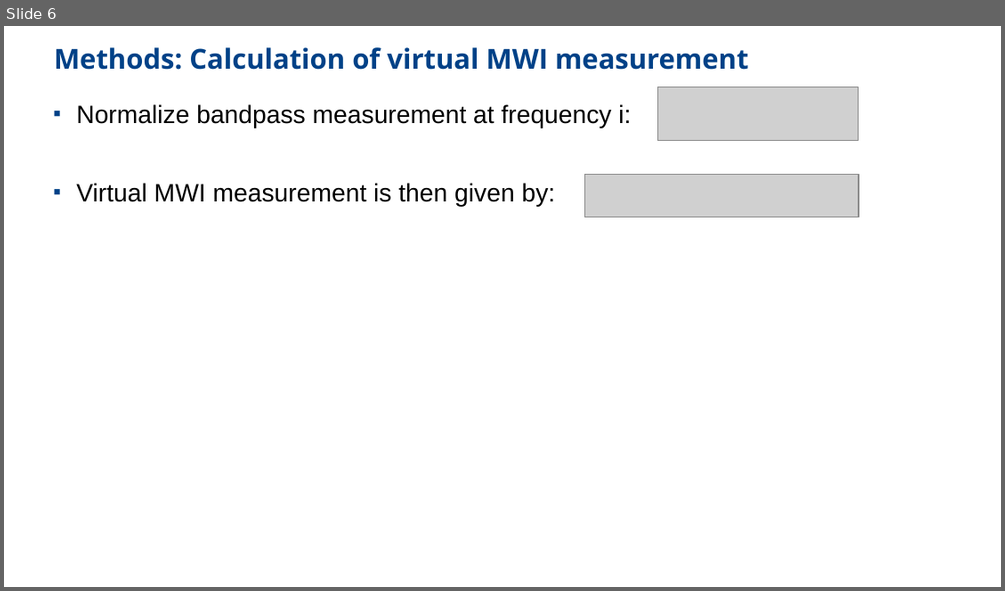
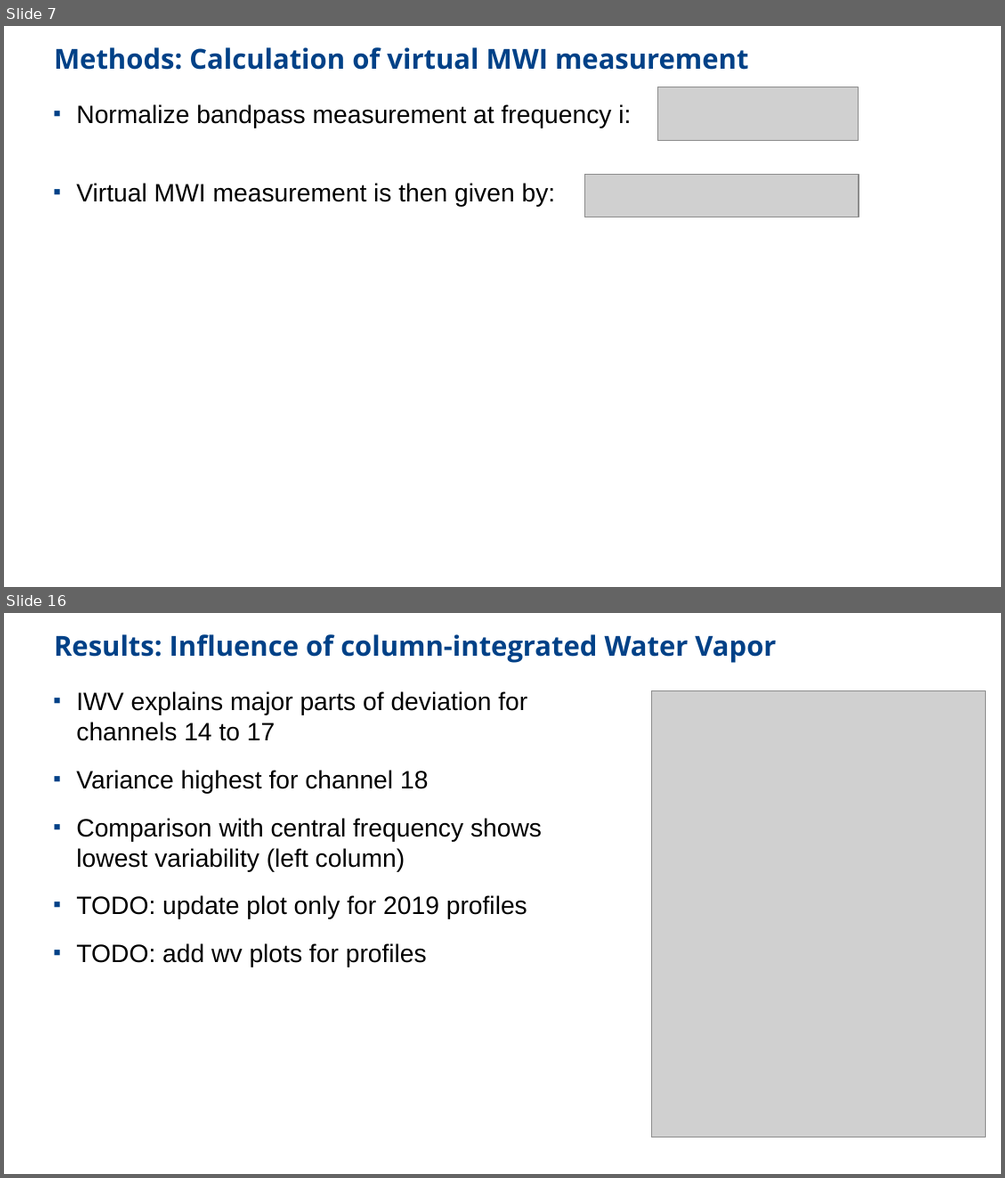
Before and after one commit to nrisse/mwi-srf183, a slide deck: bandpass_presentation.odp. Shown one above the other, each under a label of ours: slide 6 before the commit, slides 7 and 16 after it; the slides between them are not shown. The pictures are 1005x591 and 1005x1178 pixels, drawn with LibreOffice and Linux fonts; fonts in the diff are those of the drawing; grey boxes stand for pictures. Boxes give left, top, right and bottom in pixels: in the first picture for what was removed or moved away, otherwise in the second. Text is boxed around its words. In the diff, an @@ line names an element or a change of style, - is before the commit and + after.

Commit message:
Added map. Most plots created

```diff
--- a/bandpass_presentation.odp
+++ b/bandpass_presentation.odp
@@ slide 16 added at (4,613,1001,1174), background #FFFFFF @@
@@ title added at (54,634,776,663), 22 pt, text #004187, bold @@
+Results: Influence of column-integrated Water Vapor
@@ text added at (76,691,542,967), 20 pt, text #000000 @@
+■ IWV explains major parts of deviation for channels 14 to 17
+■ Variance highest for channel 18
+■ Comparison with central frequency shows lowest variability (left column)
+■ TODO: update plot only for 2019 profiles
+■ TODO: add wv plots for profiles
@@ picture added at (652,690,987,1136) @@
@@ what was slide 6 is now slide 7 @@
```
Also in this commit, not shown: 1 slide changed, 14 other slides added, 1 slide removed, 6 other files.
